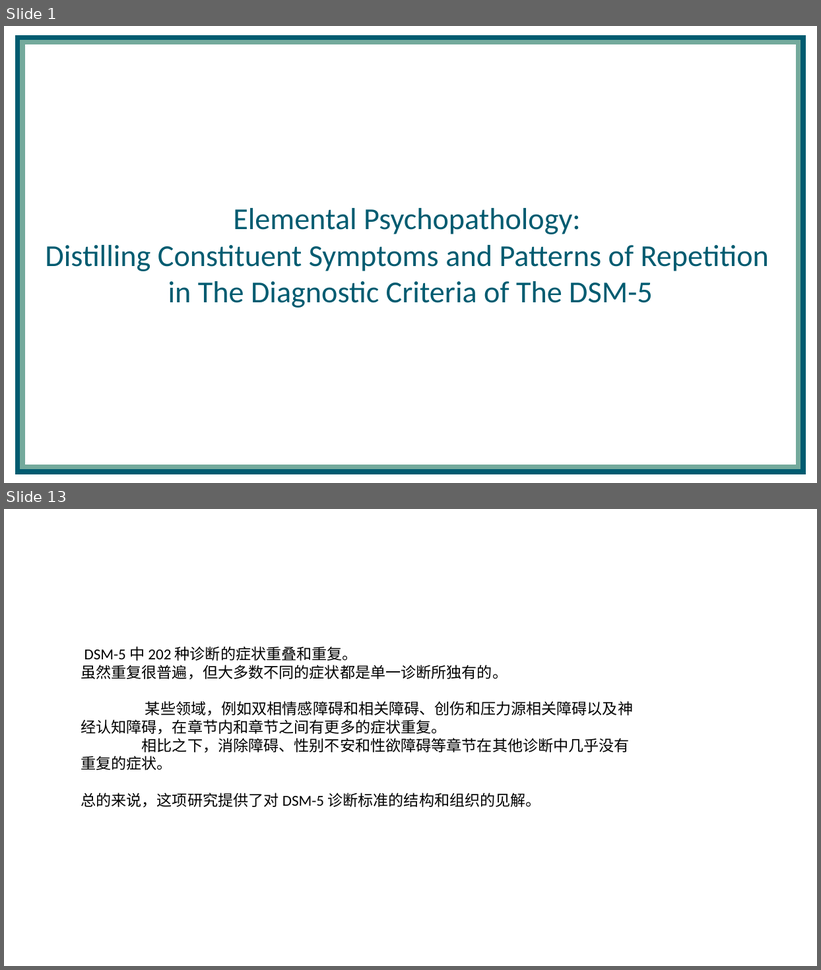
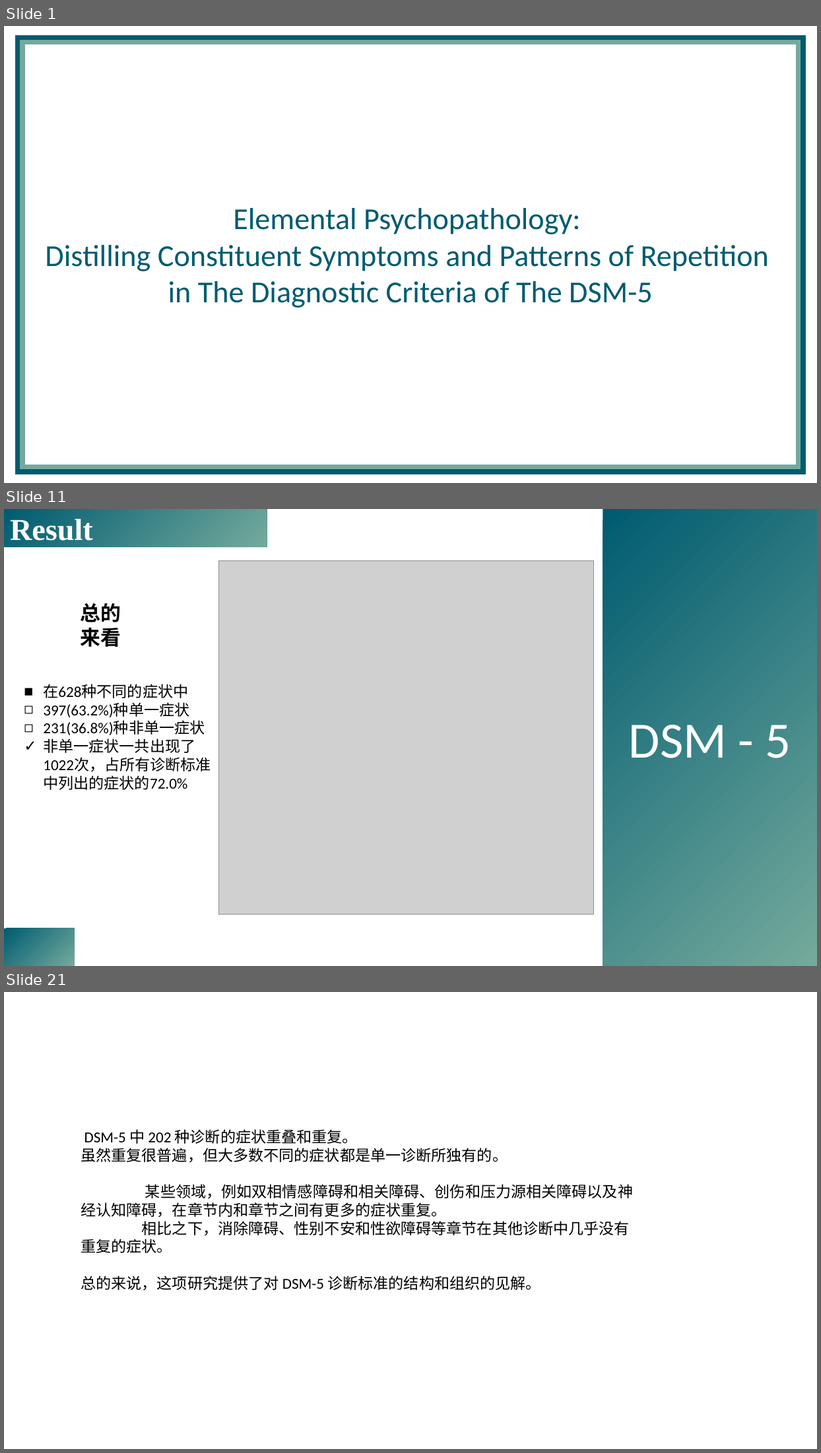
Before and after one commit to yuki-961004/Presentation, a slide deck: 230518_DSM5/Forbes_2023_psyarxiv.pptx. Shown one above the other, each under a label of ours: slides 1 and 13 before the commit, slides 1, 11 and 21 after it; the slides between them are not shown. The pictures are 821x970 and 821x1453 pixels, drawn with LibreOffice and Linux fonts; fonts in the diff are those of the drawing; grey boxes stand for pictures; background and template pictures are left out. Boxes give left, top, right and bottom in pixels: in the first picture for what was removed or moved away, otherwise in the second. Text is boxed around its words. In the diff, an @@ line names an element or a change of style, - is before the commit and + after.

```diff
--- a/230518_DSM5/Forbes_2023_psyarxiv.pptx
+++ b/230518_DSM5/Forbes_2023_psyarxiv.pptx
@@ slide 11 added at bbox=[4, 509, 817, 966], background picture (left out) @@
@@ rectangle added at bbox=[4, 509, 603, 966], fill #FFFFFF at 50% opacity @@
@@ rectangle added at bbox=[4, 509, 267, 547], fill gradient #005B70 to #74AA9C, 36 pt, text #FFFFFF, bold @@
+Result
@@ rectangle added at bbox=[603, 509, 817, 966], fill gradient #005B70 to #74AA9C, 60 pt, text #FFFFFF @@
+DSM - 5
@@ picture added at bbox=[218, 560, 594, 915] @@
@@ text added at bbox=[81, 603, 121, 647], 24 pt, text #000000, bold @@
+总的来看
@@ text added at bbox=[43, 684, 211, 790], 18 pt, text #000000 @@
+■ 在628种不同的症状中
+◻ 397(63.2%)种单一症状
+◻ 231(36.8%)种非单一症状
+✓ 非单一症状一共出现了1022次，占所有诊断标准中列出的症状的72.0%
@@ rectangle added at bbox=[4, 929, 74, 966], fill gradient #005B70 to #74AA9C @@
@@ what was slide 13 is now slide 21 @@
```
Also in this commit, not shown: 8 slides changed, 10 other slides added, 3 slides removed.
